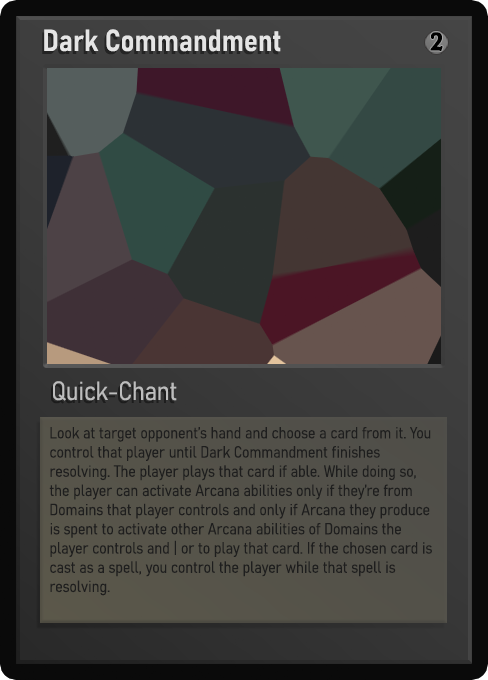
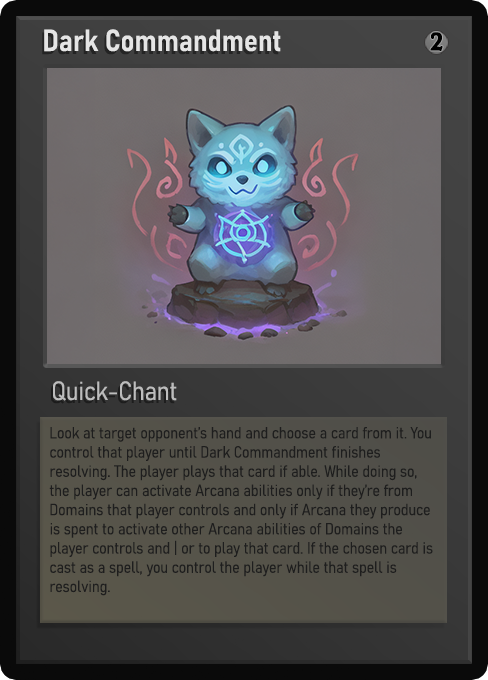
Layers edited between the first and the second 488 × 680 image:
painted on "Name" over (44, 30, 256, 52)
painted on "Class" over (55, 383, 156, 401)
painted on "Desc_smaller" over (50, 427, 433, 596)
painted on "Artwork" over (47, 68, 441, 364)
